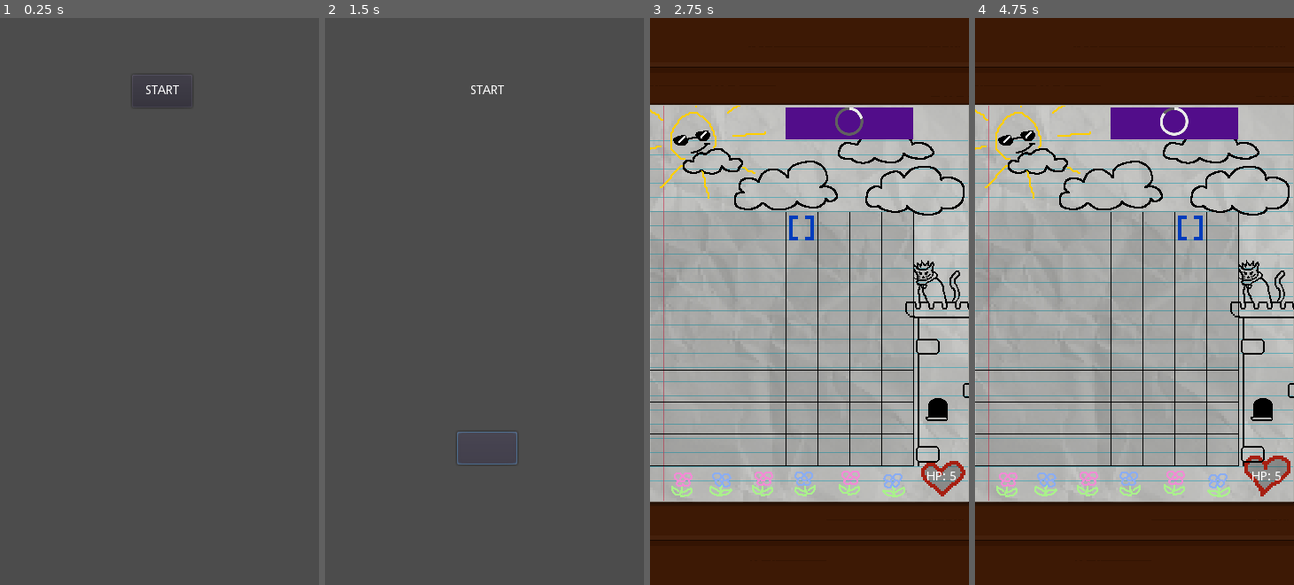
Above: before the commit, frames 1-4 (left to right).
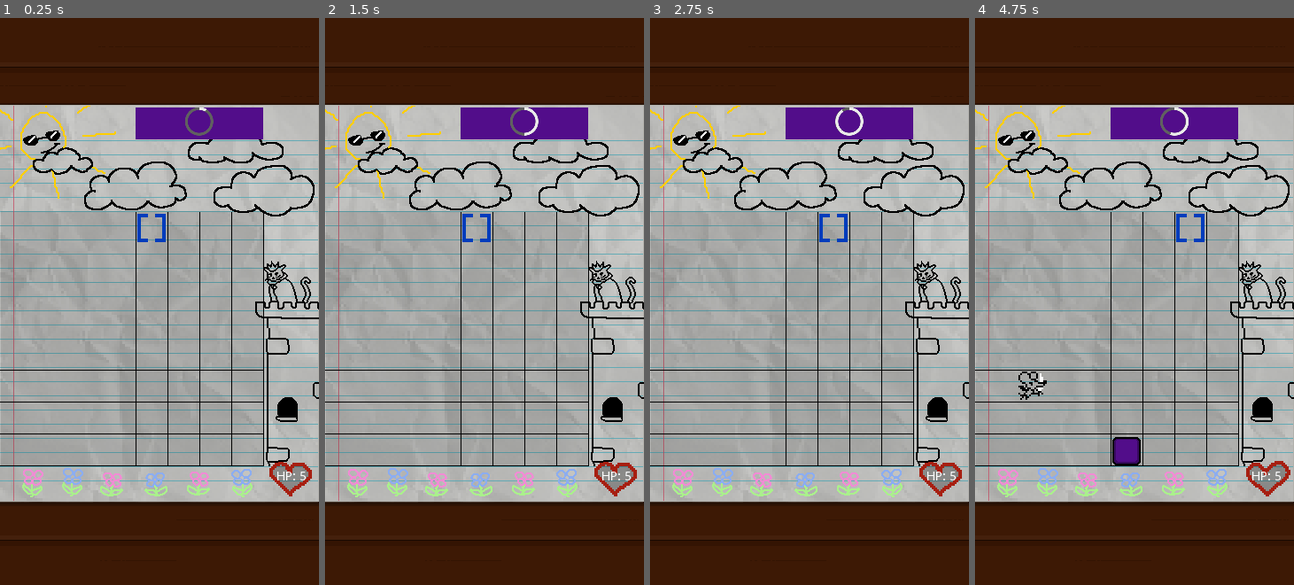
Above: after the commit, the same moments.

Repository: Sleeping-Robot-Games/Doodle-Defense
Game: Godot game, scene res://scenes/Game.tscn
Same seed, same stepped clock (60 frames per second), same inputs: the game is played once before the commit and once after it. Before the commit the project starts from res://scenes/Start.tscn.
Inputs (mouse positions are in pixels of both pictures, inside the frame that each line leads up to):
- Up to frame 1 (0.25 s): no input
- Up to frame 2 (1.5 s): click (487, 91) at 0.52 s; click (478, 341) at 1.27 s
- Up to frame 3 (2.75 s): click (831, 341) at 2.02 s
- Up to frame 4 (4.75 s): click (1128, 341) at 2.75 s; click (1156, 341) at 3.5 s; click (1191, 341) at 4.25 s

The runs differ from the first frame. In frame 1, 100% of the frame differs, in the area x 0-100%, y 0-100%; in frame 2, 100%; in frame 3, 2.7%; in frame 4, 3.3%.

Commit message:
enemy animations working

Diff:
--- a/project.godot
+++ b/project.godot
@@ -11,7 +11,7 @@
 [application]
 
 config/name="Rock Block"
-run/main_scene="res://scenes/Start.tscn"
+run/main_scene="res://scenes/Game.tscn"
 config/icon="res://icon.png"
 
 [display]
--- a/scenes/Enemy.tscn
+++ b/scenes/Enemy.tscn
@@ -20,7 +20,7 @@
 
 [sub_resource type="Animation" id=2]
 resource_name = "airHit"
-length = 0.4
+length = 0.2
 tracks/0/type = "value"
 tracks/0/path = NodePath(".:frame")
 tracks/0/interp = 1
@@ -28,15 +28,15 @@
 tracks/0/imported = false
 tracks/0/enabled = true
 tracks/0/keys = {
-"times": PoolRealArray( 0, 0.1, 0.2, 0.3 ),
-"transitions": PoolRealArray( 1, 1, 1, 1 ),
+"times": PoolRealArray( 0, 0.1 ),
+"transitions": PoolRealArray( 1, 1 ),
 "update": 1,
-"values": [ 8, 24, 9, 25 ]
+"values": [ 8, 9 ]
 }
 
 [sub_resource type="Animation" id=3]
 resource_name = "airMove"
-length = 0.4
+length = 0.2
 loop = true
 tracks/0/type = "value"
 tracks/0/path = NodePath(".:frame")
@@ -45,15 +45,15 @@
 tracks/0/imported = false
 tracks/0/enabled = true
 tracks/0/keys = {
-"times": PoolRealArray( 0, 0.1, 0.2, 0.3 ),
-"transitions": PoolRealArray( 1, 1, 1, 1 ),
+"times": PoolRealArray( 0, 0.1 ),
+"transitions": PoolRealArray( 1, 1 ),
 "update": 1,
-"values": [ 5, 21, 6, 22 ]
+"values": [ 5, 6 ]
 }
 
 [sub_resource type="Animation" id=4]
 resource_name = "groundHit"
-length = 0.4
+length = 0.2
 tracks/0/type = "value"
 tracks/0/path = NodePath(".:frame")
 tracks/0/interp = 1
@@ -61,15 +61,15 @@
 tracks/0/imported = false
 tracks/0/enabled = true
 tracks/0/keys = {
-"times": PoolRealArray( 0, 0.1, 0.2, 0.3 ),
-"transitions": PoolRealArray( 1, 1, 1, 1 ),
+"times": PoolRealArray( 0, 0.1 ),
+"transitions": PoolRealArray( 1, 1 ),
 "update": 1,
-"values": [ 3, 19, 4, 20 ]
+"values": [ 3, 4 ]
 }
 
 [sub_resource type="Animation" id=5]
 resource_name = "groundMove"
-length = 0.4
+length = 0.2
 loop = true
 tracks/0/type = "value"
 tracks/0/path = NodePath(".:frame")
@@ -78,16 +78,17 @@
 tracks/0/imported = false
 tracks/0/enabled = true
 tracks/0/keys = {
-"times": PoolRealArray( 0, 0.1, 0.2, 0.3 ),
-"transitions": PoolRealArray( 1, 1, 1, 1 ),
+"times": PoolRealArray( 0, 0.1 ),
+"transitions": PoolRealArray( 1, 1 ),
 "update": 1,
-"values": [ 0, 16, 1, 17 ]
+"values": [ 0, 1 ]
 }
 
 [node name="Enemy" type="Node2D" groups=["enemies"]]
 script = ExtResource( 1 )
 
 [node name="Sprite" type="Sprite" parent="."]
+position = Vector2( 18, 0 )
 texture = ExtResource( 2 )
 hframes = 8
 vframes = 4
@@ -104,4 +105,5 @@
 
 [node name="Tween" type="Tween" parent="."]
 
+[connection signal="animation_finished" from="Sprite/AnimationPlayer" to="." method="_on_AnimationPlayer_animation_finished"]
 [connection signal="timeout" from="SquishTimer" to="." method="_on_SquishTimer_timeout"]
--- a/scenes/Game.tscn
+++ b/scenes/Game.tscn
@@ -132,49 +132,48 @@
 [node name="Doodles" type="AnimatedSprite" parent="Background"]
 position = Vector2( -144, 205 )
 frames = SubResource( 1 )
-frame = 1
 playing = true
 
 [node name="Flower2" type="AnimatedSprite" parent="Background/Doodles"]
 position = Vector2( 45, -1 )
 frames = SubResource( 2 )
-frame = 1
 playing = true
 
 [node name="Flower6" type="AnimatedSprite" parent="Background/Doodles"]
 position = Vector2( 238, 0 )
 frames = SubResource( 2 )
-frame = 1
 playing = true
 flip_h = true
 
 [node name="Flower3" type="AnimatedSprite" parent="Background/Doodles"]
 position = Vector2( 91, -1 )
 frames = SubResource( 3 )
+frame = 1
 playing = true
 
 [node name="Flower4" type="AnimatedSprite" parent="Background/Doodles"]
 position = Vector2( 139, -1 )
 frames = SubResource( 4 )
+frame = 1
 playing = true
 flip_h = true
 
 [node name="Flower5" type="AnimatedSprite" parent="Background/Doodles"]
 position = Vector2( 189, -2 )
 frames = SubResource( 5 )
+frame = 1
 playing = true
 
 [node name="Heart" type="AnimatedSprite" parent="Background/Doodles"]
 position = Vector2( 294, -13 )
 scale = Vector2( 2, 2 )
 frames = SubResource( 6 )
-frame = 1
+frame = 2
 playing = true
 
 [node name="Clouds" type="AnimatedSprite" parent="Background/Doodles"]
 position = Vector2( 144, -347 )
 frames = SubResource( 9 )
-frame = 1
 playing = true
 
 [node name="Sun" type="AnimatedSprite" parent="Background/Doodles"]
@@ -237,6 +236,7 @@
 position = Vector2( 171, 237 )
 scale = Vector2( 2, 2 )
 frames = SubResource( 10 )
+frame = 1
 playing = true
 
 [node name="Blocks" type="Node2D" parent="."]
--- a/scripts/Enemy.gd
+++ b/scripts/Enemy.gd
@@ -1,6 +1,12 @@
 extends Node2D
 
 var queued_boom = false
+var flyer = false
+var type = ""
+
+func _ready():
+	type = 'air' if flyer else 'ground'
+	play_move_animation()
 
 func slide_right(columns = 1):
 	var start = global_position.x
@@ -10,8 +16,15 @@
 	$Tween.start()
 
 func delayed_boom(delay = 0.05):
+	## TODO: Check if air or ground
 	$SquishTimer.wait_time = delay
 	$SquishTimer.start()
+
+func play_move_animation():
+	$Sprite/AnimationPlayer.play(type + "Move")
+
+func play_attack_animation():
+	$Sprite/AnimationPlayer.play(type + "Hit")
 
 func _on_SquishTimer_timeout():
 	boom()
@@ -19,3 +32,7 @@
 func boom():
 	# TODO: play animation
 	queue_free()
+
+func _on_AnimationPlayer_animation_finished(anim_name):
+	if 'Hit' in anim_name:
+		play_move_animation()
--- a/scripts/Game.gd
+++ b/scripts/Game.gd
@@ -207,8 +207,7 @@
 			# enemy to left of block
 			if grid[x][y] == -1 and y < 7 and grid[x][y + 1] > 0:
 				enemy_attacked = true
-				# TODO: play attack animation
-				# node_refs[x][y].attack()
+				node_refs[x][y].play_attack_animation()
 				grid[x][y+1] = 0
 				node_refs[x][y+1].delayed_boom(attack_time)
 				node_refs[x][y+1] = null
@@ -216,7 +215,7 @@
 			# enemy to left of castle
 			elif grid[x][y] == -1 and y == 7:
 				enemy_attacked = true
-				# TODO: play attack animation
+				node_refs[x][y].play_attack_animation()
 				$HUD/HP/FloatTextSpawner.float_text('-1', red)
 				hp = max(0, hp - 1)
 				$HUD/HP.text = 'HP: ' + str(hp)
@@ -257,6 +256,8 @@
 	if grid[i][0] == 0:
 		grid[i][0] = -1
 		var enemy = enemy_scene.instance()
+		print(i == 5 or i == 6)
+		enemy.flyer = i == 5 or i == 6
 		node_refs[i][0] = enemy
 		enemy.global_position = get_node('EnemySpawn'+str(i)).global_position
 		$Enemies.add_child(enemy)
Not shown: 1 places in scenes/Game.tscn that only renumber resources
